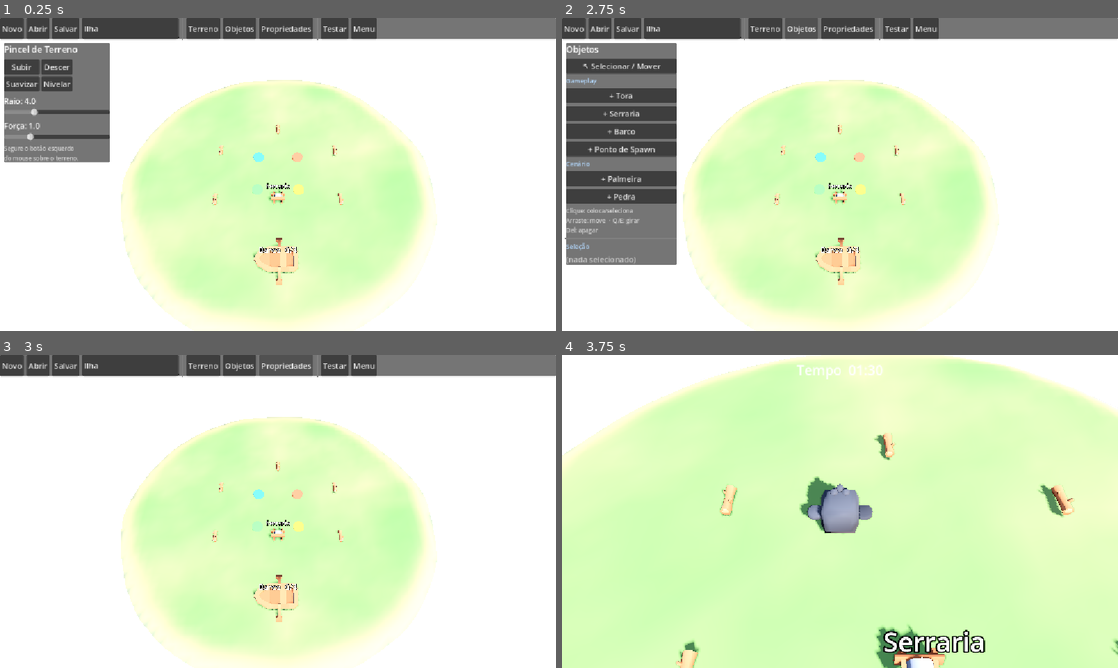
Above: before the commit, frames 1-4 (two rows, left to right).
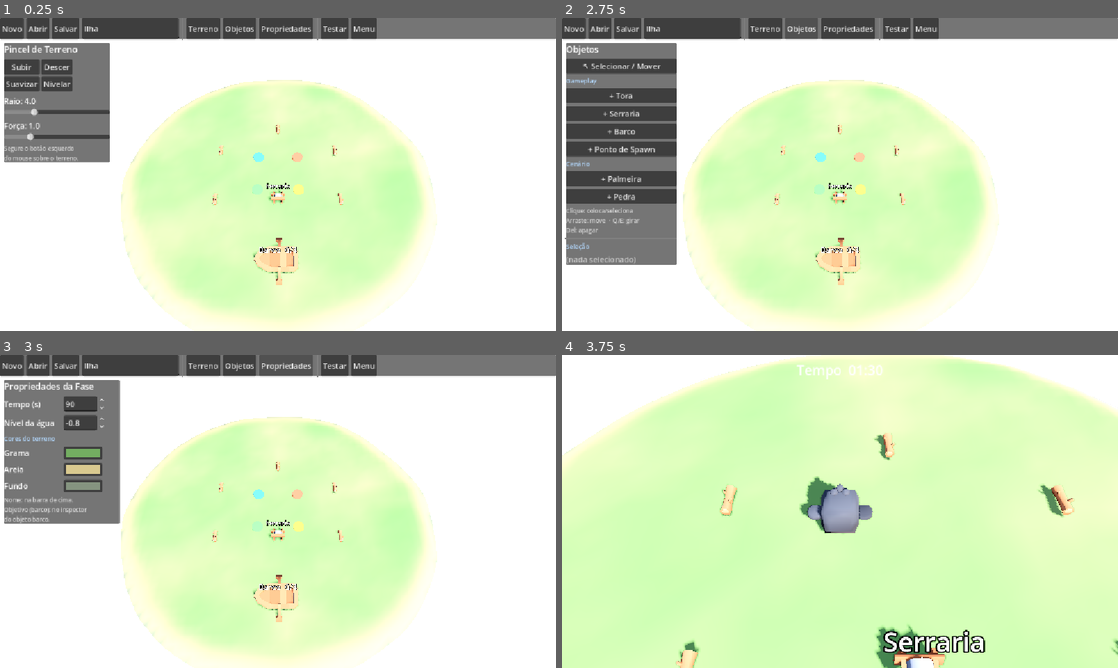
Above: after the commit, the same moments.

Repository: Hashiramaz/multiplayer-godot
Game: Godot game, scene res://scenes/editor/LevelEditor.tscn
Two runs of this game, one before a commit and one after it. Both use one fixed random seed, a clock stepped at 60 frames per second and the inputs below. This scene is started directly instead of the project's main scene.
Inputs:
- Up to frame 1 (0.25 s): no input
- Up to frame 2 (2.75 s): click "Salvar" at 0.5 s; click "Terreno" at 1.25 s; click "Objetos" at 2 s
- Up to frame 3 (3 s): click "Propriedades" at 2.75 s
- Up to frame 4 (3.75 s): click "Testar" at 3.5 s

Frames 1-2 are identical in both runs. In frame 3, 9.6% of the frame differs, in the area x 0-22%, y 8-54%; in frame 4, nothing differs.

Commit message:
Propriedades da fase + validação + fix do heightmap (Fase E)
- Aba Propriedades no editor: tempo (match_duration), nível da água e cores do
  terreno, aplicados ao vivo. island.set_appearance() restiliza sem resetar o
  sculpt; _update_water() move o plano de água pelo water_level (editor e Arena).
- Validação no Salvar/Testar: exige >=1 spawn e >=1 barco.
- Fix: PackedFloat32Array é copy-on-write, então island.heights divergia de
  level.heights ao esculpir e o save guardava o terreno plano. _sync_level_from_scene
  agora puxa o terreno vivo (heights + cores + água) de volta ao LevelData.
- Docs (CLAUDE/ARCHITECTURE/ROADMAP): fluxo com LevelSelect+editor, formato de
  fase como dados, e a Fase 10.

Co-Authored-By: Claude Opus 4.8 <noreply@anthropic.com>

Diff:
--- a/scripts/arena/island.gd
+++ b/scripts/arena/island.gd
@@ -46,8 +46,28 @@
 	if _heights_invalid():
 		heights = LevelData.bake_island_heights(size, resolution)
 	_generate_mesh()
+	_update_water()
 	if not Engine.is_editor_hint():
 		_generate_collision()
+
+## Updates colors + water line and regenerates the mesh WITHOUT touching heights, so
+## the editor's Properties panel can restyle terrain without reverting a sculpt.
+func set_appearance(grass: Color, sand: Color, seabed: Color, water: float) -> void:
+	grass_color = grass
+	sand_color = sand
+	seabed_color = seabed
+	water_level = water
+	_generate_mesh()
+	_update_water()
+
+## Moves the sibling water plane (if any) to the water line.
+func _update_water() -> void:
+	var parent := get_parent()
+	if parent == null:
+		return
+	var water := parent.get_node_or_null("Water")
+	if water is Node3D:
+		(water as Node3D).position.y = water_level
 
 func _row() -> int:
 	return resolution + 1
--- a/scripts/editor/level_editor.gd
+++ b/scripts/editor/level_editor.gd
@@ -52,7 +52,12 @@
 var _terrain_panel: Control
 var _objects_panel: Control
 var _inspector_box: VBoxContainer
-var _placeholder: Label
+var _properties_panel: Control
+var _duration_spin: SpinBox
+var _water_spin: SpinBox
+var _grass_pick: ColorPickerButton
+var _sand_pick: ColorPickerButton
+var _seabed_pick: ColorPickerButton
 var _open_dialog: FileDialog
 
 func _ready() -> void:
@@ -68,6 +73,7 @@
 	_terrain.build_from(_level)
 	_rebuild_scene_items()
 	_select(null)
+	_refresh_properties()
 	_name_edit.text = _level.level_name
 	_set_hint("Fase carregada: %s" % _level.level_name)
 
@@ -81,8 +87,19 @@
 	for i in _level.spawn_points.size():
 		_instantiate_spawn(_level.spawn_points[i], i)
 
-## Writes the working tree back into the LevelData. Called before Save / Test.
+## Writes the working scene back into the LevelData. Called before Save / Test.
+## The live terrain node is the source of truth for the (sculpted) heightmap -- it
+## diverges from _level.heights via copy-on-write the moment you paint, so we must
+## pull it back here or the save would keep the original flat island.
 func _sync_level_from_scene() -> void:
+	_level.heights = _terrain.heights
+	_level.terrain_size = _terrain.size
+	_level.terrain_resolution = _terrain.resolution
+	_level.water_level = _terrain.water_level
+	_level.grass_color = _terrain.grass_color
+	_level.sand_color = _terrain.sand_color
+	_level.seabed_color = _terrain.seabed_color
+
 	var objs: Array[PlacedObject] = []
 	var spawns: Array[Transform3D] = []
 	for node in _objects.get_children():
@@ -355,6 +372,10 @@
 
 func _on_save() -> void:
 	_sync_level_from_scene()
+	var problem := _validate()
+	if problem != "":
+		_set_hint("Não salvo: %s" % problem)
+		return
 	_level.level_name = _name_edit.text.strip_edges()
 	if _level.level_name == "":
 		_level.level_name = "Nova Fase"
@@ -367,6 +388,20 @@
 	else:
 		_set_hint("Falha ao salvar (%d)" % err)
 
+## Returns "" if the level is playable, else a short reason. A level needs somewhere
+## to spawn players and a boat to complete (the win condition).
+func _validate() -> String:
+	if _level.spawn_points.is_empty():
+		return "adicione ao menos 1 ponto de spawn"
+	var has_boat := false
+	for o in _level.objects:
+		if o.type_id == "boat":
+			has_boat = true
+			break
+	if not has_boat:
+		return "adicione um barco (objetivo)"
+	return ""
+
 func _on_open_pressed() -> void:
 	_open_dialog.popup_centered_ratio(0.6)
 
@@ -380,6 +415,10 @@
 
 func _on_test() -> void:
 	_sync_level_from_scene()
+	var problem := _validate()
+	if problem != "":
+		_set_hint("Não dá pra testar: %s" % problem)
+		return
 	_level.level_name = _name_edit.text.strip_edges()
 	GameManager.selected_level = _level
 	GameManager.start_match()
@@ -391,9 +430,7 @@
 	_tool_mode = mode
 	_terrain_panel.visible = mode == "terrain"
 	_objects_panel.visible = mode == "objects"
-	_placeholder.visible = mode == "properties"
-	if mode == "properties":
-		_placeholder.text = "Propriedades: em breve (Fase E)"
+	_properties_panel.visible = mode == "properties"
 	if mode == "objects":
 		_refresh_inspector()
 
@@ -426,7 +463,7 @@
 	_build_toolbar()
 	_build_terrain_panel()
 	_build_objects_panel()
-	_build_placeholder()
+	_build_properties_panel()
 	_build_hint()
 	_build_open_dialog()
 	_set_tool_mode("terrain")
@@ -600,12 +637,58 @@
 	_selected.set_meta("props", props)
 	_selected.set(pname, pressed)
 
-func _build_placeholder() -> void:
-	_placeholder = Label.new()
-	_placeholder.position = Vector2(12, 56)
-	_placeholder.add_theme_font_size_override("font_size", 16)
-	_placeholder.visible = false
-	_ui.add_child(_placeholder)
+func _build_properties_panel() -> void:
+	_properties_panel = PanelContainer.new()
+	_properties_panel.position = Vector2(8, 52)
+	_properties_panel.custom_minimum_size = Vector2(240, 0)
+	_properties_panel.visible = false
+	_ui.add_child(_properties_panel)
+
+	var box := VBoxContainer.new()
+	box.add_theme_constant_override("separation", 8)
+	_properties_panel.add_child(box)
+
+	var title := Label.new()
+	title.text = "Propriedades da Fase"
+	title.add_theme_font_size_override("font_size", 18)
+	box.add_child(title)
+
+	_duration_spin = _make_spin(box, "Tempo (s)", 10.0, 999.0, 5.0, _level.match_duration, _on_duration_changed)
+	_water_spin = _make_spin(box, "Nível da água", -5.0, 5.0, 0.1, _level.water_level, _on_water_changed)
+
+	_add_section_label(box, "Cores do terreno")
+	_grass_pick = _make_color(box, "Grama", _level.grass_color, _on_grass_changed)
+	_sand_pick = _make_color(box, "Areia", _level.sand_color, _on_sand_changed)
+	_seabed_pick = _make_color(box, "Fundo", _level.seabed_color, _on_seabed_changed)
+
+	var note := Label.new()
+	note.text = "Nome: na barra de cima.\nObjetivo (barco): no inspector\ndo objeto barco."
+	note.add_theme_font_size_override("font_size", 12)
+	note.modulate = Color(1, 1, 1, 0.7)
+	box.add_child(note)
+
+func _on_duration_changed(v: float) -> void:
+	_level.match_duration = v
+
+func _on_water_changed(v: float) -> void:
+	_level.water_level = v
+	_apply_appearance()
+
+func _on_grass_changed(c: Color) -> void:
+	_level.grass_color = c
+	_apply_appearance()
+
+func _on_sand_changed(c: Color) -> void:
+	_level.sand_color = c
+	_apply_appearance()
+
+func _on_seabed_changed(c: Color) -> void:
+	_level.seabed_color = c
+	_apply_appearance()
+
+## Restyles the terrain from _level's colors/water without disturbing the sculpt.
+func _apply_appearance() -> void:
+	_terrain.set_appearance(_level.grass_color, _level.sand_color, _level.seabed_color, _level.water_level)
 
 func _build_hint() -> void:
 	_hint = Label.new()
@@ -646,6 +729,51 @@
 	l.add_theme_font_size_override("font_size", 13)
 	l.modulate = Color(0.7, 0.85, 1.0)
 	parent.add_child(l)
+
+func _make_spin(parent: Node, label_text: String, min_v: float, max_v: float,
+		step: float, value: float, on_change: Callable) -> SpinBox:
+	var row := HBoxContainer.new()
+	var label := Label.new()
+	label.text = label_text
+	label.custom_minimum_size = Vector2(120, 0)
+	row.add_child(label)
+	var spin := SpinBox.new()
+	spin.min_value = min_v
+	spin.max_value = max_v
+	spin.step = step
+	spin.value = value
+	spin.value_changed.connect(on_change)
+	row.add_child(spin)
+	parent.add_child(row)
+	return spin
+
+func _make_color(parent: Node, label_text: String, value: Color, on_change: Callable) -> ColorPickerButton:
+	var row := HBoxContainer.new()
+	var label := Label.new()
+	label.text = label_text
+	label.custom_minimum_size = Vector2(120, 0)
+	row.add_child(label)
+	var picker := ColorPickerButton.new()
+	picker.custom_minimum_size = Vector2(80, 26)
+	picker.color = value
+	picker.edit_alpha = false
+	picker.color_changed.connect(on_change)
+	row.add_child(picker)
+	parent.add_child(row)
+	return picker
+
+## Pushes the current _level's properties into the panel controls after a load,
+## with signals blocked so it doesn't trigger appearance rebuilds.
+func _refresh_properties() -> void:
+	for c in [_duration_spin, _water_spin, _grass_pick, _sand_pick, _seabed_pick]:
+		(c as Node).set_block_signals(true)
+	_duration_spin.value = _level.match_duration
+	_water_spin.value = _level.water_level
+	_grass_pick.color = _level.grass_color
+	_sand_pick.color = _level.sand_color
+	_seabed_pick.color = _level.seabed_color
+	for c in [_duration_spin, _water_spin, _grass_pick, _sand_pick, _seabed_pick]:
+		(c as Node).set_block_signals(false)
 
 func _make_slider(label_text: String, min_v: float, max_v: float, step: float,
 		value: float, on_change: Callable) -> Control:
Not shown, added: scripts/props/scenery_prop.gd.uid
Not shown, changed: CLAUDE.md
Not shown, changed: docs/ARCHITECTURE.md
Not shown, changed: docs/ROADMAP.md
